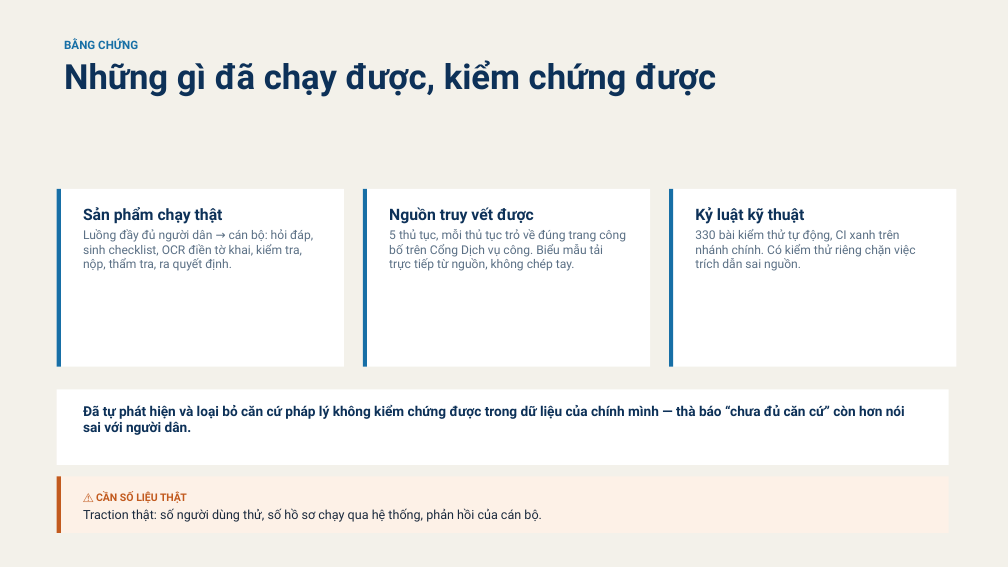
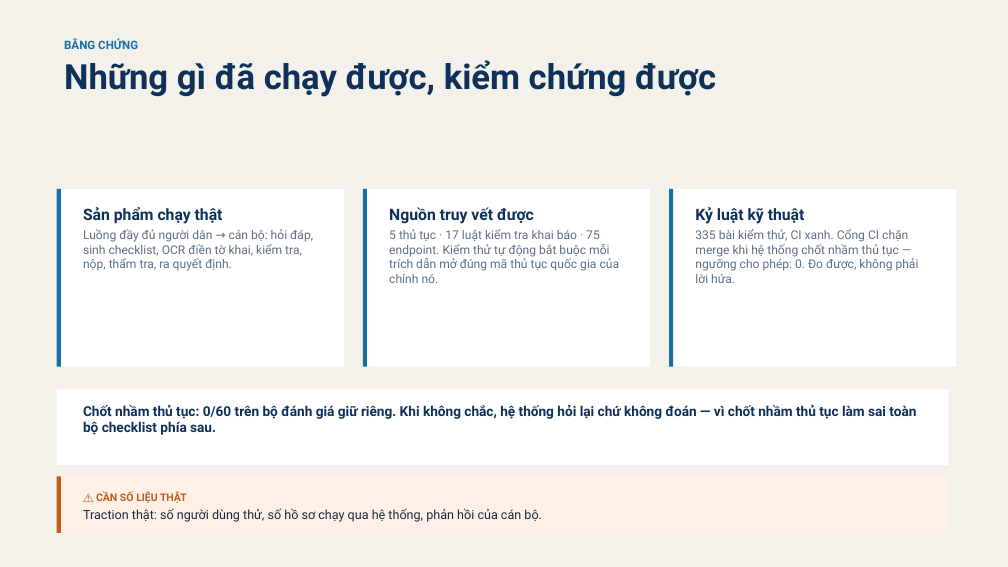
Before and after one commit to luythoangduy/UBNDAI, a slide deck: slide 7 of docs/UBNDAI-pitch-deck.pptx. Drawn at 1008x567 pixels with LibreOffice and Linux fonts; fonts in the diff are those of the drawing. Boxes give left, top, right and bottom in pixels: in the first picture for what was removed or moved away, otherwise in the second. Text is boxed around its words. In the diff, an @@ line names an element or a change of style, - is before the commit and + after.

```diff
--- a/docs/UBNDAI-pitch-deck.pptx
+++ b/docs/UBNDAI-pitch-deck.pptx
@@ text at box(389, 229, 620, 283): text changed @@
-5 thủ tục, mỗi thủ tục trỏ về đúng trang công bố trên Cổng Dịch vụ công. Biểu mẫu tải trực tiếp từ nguồn, không chép tay.
+5 thủ tục · 17 luật kiểm tra khai báo · 75 endpoint. Kiểm thử tự động bắt buộc mỗi trích dẫn mở đúng mã thủ tục quốc gia của chính nó.
@@ text at box(695, 229, 919, 283): text changed @@
-330 bài kiểm thử tự động, CI xanh trên nhánh chính. Có kiểm thử riêng chặn việc trích dẫn sai nguồn.
+335 bài kiểm thử, CI xanh. Cổng CI chặn merge khi hệ thống chốt nhầm thủ tục — ngưỡng cho phép: 0. Đo được, không phải lời hứa.
@@ text at box(83, 405, 916, 435): text changed @@
-Đã tự phát hiện và loại bỏ căn cứ pháp lý không kiểm chứng được trong dữ liệu của chính mình — thà báo “chưa đủ căn cứ” còn hơn nói sai với người dân.
+Chốt nhầm thủ tục: 0/60 trên bộ đánh giá giữ riêng. Khi không chắc, hệ thống hỏi lại chứ không đoán — vì chốt nhầm thủ tục làm sai toàn bộ checklist phía sau.
```
Also in this commit, not shown: 2 other slides changed, 1 slide added, 3 other files.
